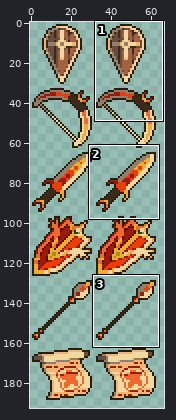
One commit to this pixel-art file: assets/MyWeapon/Divinity/Divinity.aseprite. The first picture is a wide view before the edit; the outline marks the close-up.
Close-up. Before the commit:
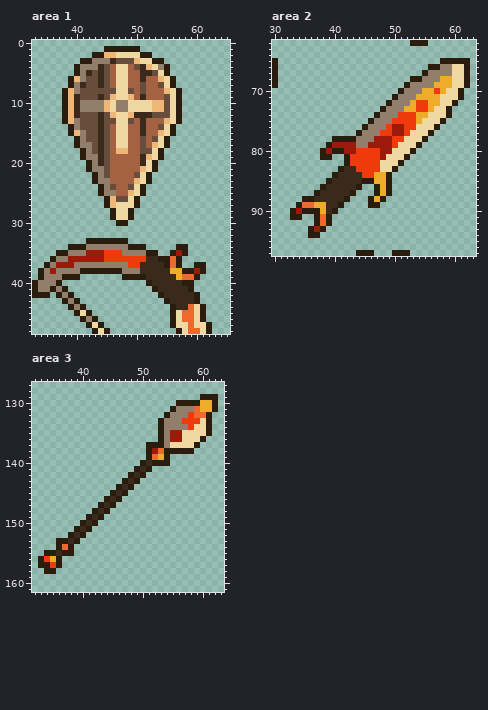
224x224 pixels, 1 frame. Shown: area 1: x 33..65, y 0..48; area 2: x 30..63, y 62..97; area 3: x 32..63, y 127..161. The wide view leaves out empty margins.
New version:
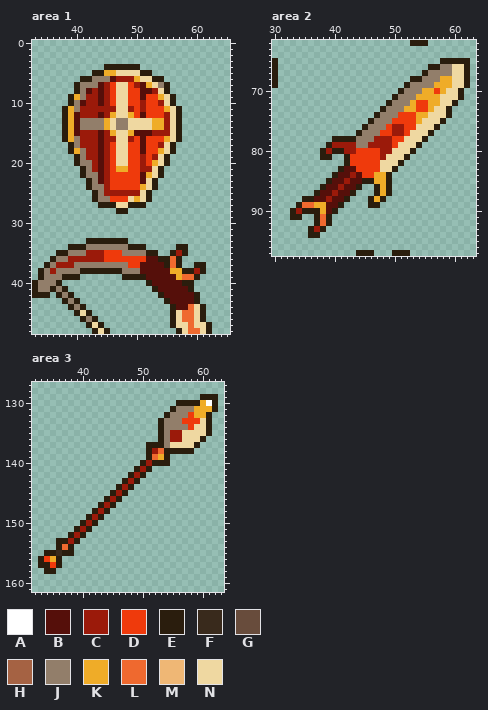
Palette (. is transparent): A #ffffff  B #550f0a  C #9b1a0a  D #ef3a0c  E #2a1d0d  F #392a1c  G #684c3c  H #a56243  J #927e6a  K #efac28  L #ef692f  M #efb775  N #efd8a1
Difference:
Changed rows in their new state; - is an unchanged pixel.
Area 1:
first column x 38:
 1 -------......-------
 2 -----..........-----
 3 ---..............---
 4 --.....EEEEEE.....--
 5 --...EEKK--NNEE...--
 6 -..EEJJJBCCCKNNEE..-
 7 -.EJJJBCD--DCBKNJE.-
 8 ..EJBCBCD--DDBBCNE..
 9 .EKJCCBCD--DDBDDKNE.
10 .EJBCCBCDNNDDCDDCNE.
11 -KJCCCCCCNNCDCDDDK--
12 -KBCCCBCK--KDBDDDC--
13 -KBJJJJKNJJNNNNKKC--
14 EKBJJJJKNJJNNNNKKCNE
15 EKBCCCBCK--KBBBCCCNE
16 EKJCCCBCC--CDBDDDKNE
17 -EJCCCBCD--DDBDDCNE-
18 -EKJCCBCDNNDDBDDKNE-
19 --EJCCBCDNNDDCDCNE--
20 --EJJCBCDNNDDCDKNE--
21 ---EJCBCDKKDDCCNE---
22 ---EJJBCDDDDDBKNE---
23 ----EJBCDDDDDBNE----
24 ----EJJCDDDDDKNE----
25 -----EJCCCCCCNE-----
26 -----EJJDDD-KNE-----
27 ------E-E--E-E------
28 --------.EE.--------
29 --------....--------
30 ---------..---------
first column x 51:
36 -BB------
37 BBBB-----
38 BBBBB----
39 -BBBBB---
40 --BBBBB--
41 ---BBBBB-
42 ----BBBBB
43 -----BBBB
44 ------BB-
Area 2:
first column x 37:
83 -----BB-
84 ----BBCB
85 ---BBCBB
86 --BBCBB-
87 -BBCBB--
88 BBCBB---
89 --BB----
90 --B-----
Area 3:
first column x 59:
130 --A
131 K--
132 KK-
first column x 38:
140 -------------C
141 ------------C-
142 -----------C--
143 ----------C---
144 ---------C----
145 --------C-----
146 -------C------
147 ------C-------
148 -----C--------
149 ----C---------
150 ---C----------
151 --C-----------
152 -C------------
153 C-------------
Changed places in both close-ups, as pixel boxes (x1, y1, x2, y2):
changed: (62, 46, 182, 226)
changed: (140, 256, 194, 310)
changed: (314, 166, 362, 214)
changed: (194, 400, 212, 418)
changed: (68, 460, 152, 544)
